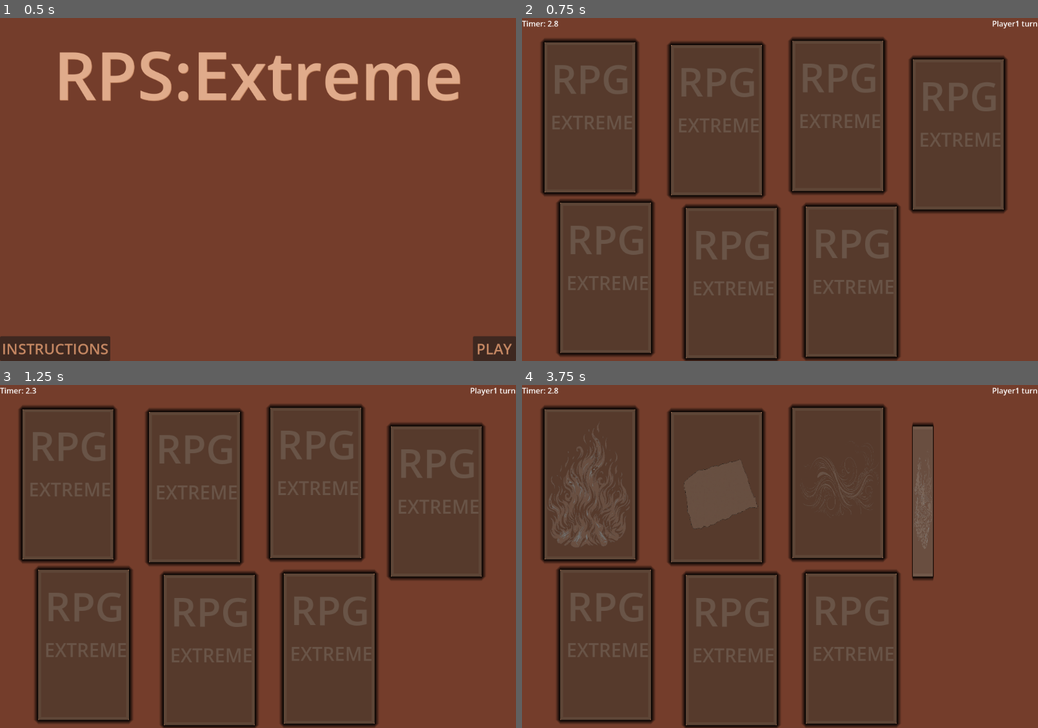
Above: before the commit, frames 1-4 (two rows, left to right).
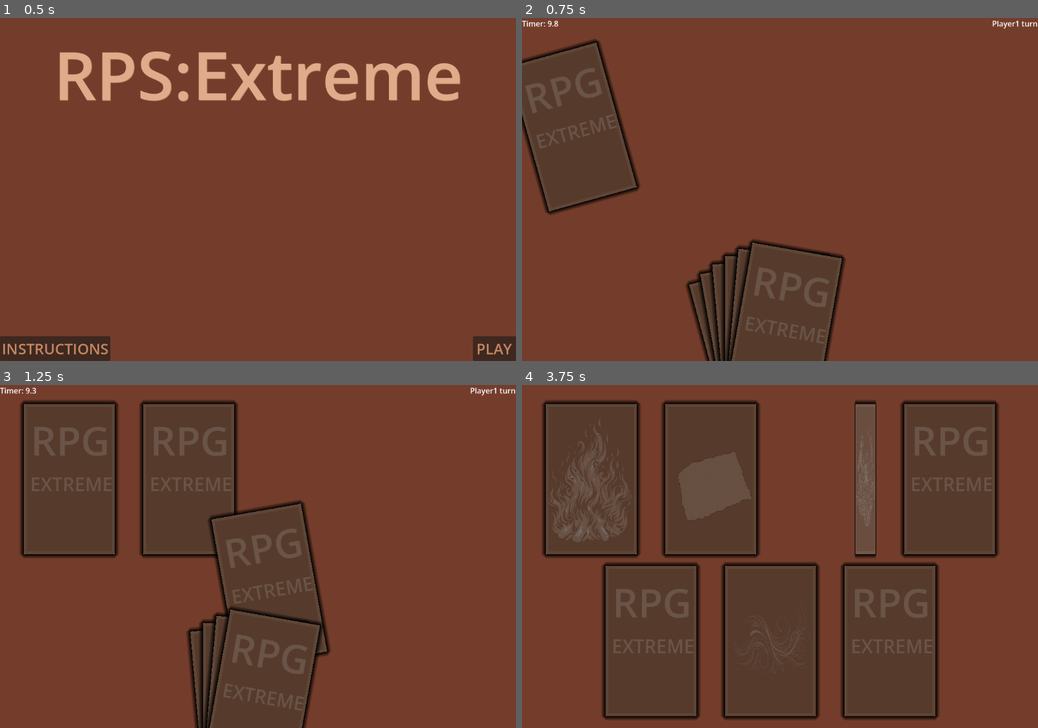
Above: after the commit, the same moments.

Repository: smkillerz777-star/RPS-Extreme
Game: Godot game, scene res://main_menu.tscn
Same seed, same stepped clock (60 frames per second), same inputs: the game is played once before the commit and once after it.
Inputs (mouse positions are in pixels of both pictures, inside the frame that each line leads up to; where the layout moved, square brackets give the same spot in the first picture):
- Up to frame 1 (0.5 s): no input
- Up to frame 2 (0.75 s): click "PLAY" at 0.5 s
- Up to frame 3 (1.25 s): no input
- Up to frame 4 (3.75 s): click (712, 477) [718, 487] at 1.25 s; click (589, 477) [589, 484] at 2 s; click (769, 642) [836, 484] at 2.75 s; click (831, 477) [960, 501] at 3.5 s

Frame 1 is identical in both runs. In frame 2, 48% of the frame differs, in the area x 0-95%, y 0-100%; in frame 3, 41%; in frame 4, 37%.

Commit message:
added card distribution animation
changed the position of the pivot from top left to bottom right(have to manually add the coordinates 😢 , added selection start and end function that will be called when the selection round end, added the animation of card distribution using tweens

Diff:
--- a/rps-extreme/global.gd
+++ b/rps-extreme/global.gd
@@ -1,3 +1,7 @@
 extends Node
 var font_size = 31
 var heading_font_size = 140
+var score1 = 0
+var score2 = 0
+var selected1 = []
+var selected2 = []
--- a/rps-extreme/main_game.gd
+++ b/rps-extreme/main_game.gd
@@ -3,8 +3,10 @@
 var match_game = 1
 var turn = 1
 var elements1 = "Player1: "
+var selected = []
 func _ready():
 	$Label.text = "Player1 turn"
+	selection_start()
 func _process(_delta: float) -> void:
 	$Time_left.text = "Timer: " + str($Timer.time_left).substr(0,str($Timer.time_left).find(".")+2)
 	if(element_selected>1):
@@ -13,46 +15,43 @@
 		element_selected=0
 
 func _on_timer_timeout() -> void:
-	print(match_game)
 	if(turn==1):
 		$Label.text = "Player2 turn"
 		turn = 2
 		elements1 += "Player2: "
+		global.selected1 = selected
+		selected = []
+		$Timer.start()
 	else:
-		$Label.text = "Player1 turn"
-		turn = 1
-		match_game += 1
-		print(elements1)
-		if(match_game==3):
-			print("game over")
-		elements1 = "Player1: "
-	$Timer.start()
+		selection_end()
+
 func _on_fire_pressed() -> void:
 	element_selected+=1
-	elements1 += "fire "
+	selected.append(0)
 	turn_over($fire)
 func _on_paper_pressed() -> void:
 	element_selected+=1
-	elements1 += "paper "
+	selected.append(1)
 	turn_over($paper)
 func _on_water_pressed() -> void:
 	element_selected+=1
-	elements1 += "water "
+	selected.append(2)
 	turn_over($water)
 func _on_earth_pressed() -> void:
 	element_selected+=1
+	selected.append(3)
 	turn_over($earth)
 func _on_scissors_pressed() -> void:
 	element_selected+=1
-	elements1 += "scissors "
+	selected.append(4)
 	turn_over($scissors)
 func _on_air_pressed() -> void:
 	element_selected+=1
-	elements1 += "air "
+	selected.append(5)
 	turn_over($air)
 func _on_rock_pressed() -> void:
 	element_selected+=1
-	elements1 += "rock "
+	selected.append(6)
 	turn_over($rock)
 
 func turn_over(card):
@@ -65,3 +64,25 @@
 		card.get_child(0).get_node("back").visible = true
 		card.get_child(0).get_node(NodePath(card.name)).visible = false
 	tween.tween_property(card,"scale:x",1.0,0.15)
+
+func selection_start():
+	var tween = create_tween()
+	var pos = Vector2.ZERO
+	for i in range(4,11):
+		pos.y = ((i/4)-1)*(340)+355
+		if i<8:
+			pos.x = (i-4)*(250)+240
+		else:
+			pos.x = (i-8)*(250)+365
+		tween.tween_property(get_child(i),"position",pos,0.15)
+		tween.tween_property(get_child(i),"rotation",0,0.15)
+	$Time_left.visible = true
+	$Label.visible = true
+	turn = 1
+	match_game += 1
+	elements1 = "Player1: "
+	$Timer.start()
+
+func selection_end():
+	$Time_left.visible = false
+	$Label.visible = false
--- a/rps-extreme/main_game.tscn
+++ b/rps-extreme/main_game.tscn
@@ -23,7 +23,7 @@
 color = Color(0.45490196, 0.23921569, 0.16862746, 1)
 
 [node name="Timer" type="Timer" parent="." unique_id=1912111264]
-wait_time = 3.0
+wait_time = 10.0
 one_shot = true
 autostart = true
 
@@ -41,80 +41,93 @@
 offset_bottom = 23.0
 grow_horizontal = 0
 
+[node name="fire" type="Node2D" parent="." unique_id=973686295]
+position = Vector2(615, 815)
+rotation = -0.34906584
+
+[node name="card" parent="fire" unique_id=1934161019 instance=ExtResource("2_yx7mw")]
+position = Vector2(-190, -315)
+
+[node name="fire2" type="Button" parent="fire" unique_id=58777848]
+offset_left = -190.0
+offset_top = -315.0
+text = "
+"
+
 [node name="paper" type="Node2D" parent="." unique_id=1794135952]
-position = Vector2(312, 57)
+position = Vector2(615, 815)
+rotation = -0.2617994
 
 [node name="card" parent="paper" unique_id=1750312630 instance=ExtResource("2_yx7mw")]
+position = Vector2(-190, -315)
 
 [node name="paper" type="Button" parent="paper" unique_id=581964840]
-offset_right = 190.0
-offset_bottom = 315.0
+offset_left = -190.0
+offset_top = -315.0
 
-[node name="fire" type="Node2D" parent="." unique_id=973686295]
-position = Vector2(47, 51)
+[node name="water" type="Node2D" parent="." unique_id=1034746933]
+position = Vector2(615, 815)
+rotation = -0.17453292
 
-[node name="card" parent="fire" unique_id=1934161019 instance=ExtResource("2_yx7mw")]
+[node name="card" parent="water" unique_id=743580832 instance=ExtResource("2_yx7mw")]
+position = Vector2(-190, -315)
 
-[node name="fire" type="Button" parent="fire" unique_id=58777848]
-offset_right = 190.0
-offset_bottom = 315.0
+[node name="water" type="Button" parent="water" unique_id=1734776681]
+offset_left = -190.0
+offset_top = -315.0
+
+[node name="earth" type="Node2D" parent="." unique_id=1562308147]
+position = Vector2(615, 815)
+rotation = -0.08726646
+
+[node name="card" parent="earth" unique_id=826233208 instance=ExtResource("2_yx7mw")]
+position = Vector2(-190, -315)
+
+[node name="earth" type="Button" parent="earth" unique_id=1387256023]
+offset_left = -190.0
+offset_top = -315.0
+text = "
+"
+
+[node name="scissors" type="Node2D" parent="." unique_id=1767417697]
+position = Vector2(615, 815)
+
+[node name="card" parent="scissors" unique_id=151280979 instance=ExtResource("2_yx7mw")]
+position = Vector2(-190, -315)
+
+[node name="scissors" type="Button" parent="scissors" unique_id=851220323]
+offset_left = -190.0
+offset_top = -315.0
 text = "
 "
 
 [node name="air" type="Node2D" parent="." unique_id=287175301]
-position = Vector2(566, 48)
+position = Vector2(615, 815)
+rotation = 0.08726646
 
 [node name="card" parent="air" unique_id=886162238 instance=ExtResource("2_yx7mw")]
+position = Vector2(-190, -315)
 
 [node name="air" type="Button" parent="air" unique_id=1788246184]
-offset_right = 190.0
-offset_bottom = 315.0
-
-[node name="water" type="Node2D" parent="." unique_id=1034746933]
-position = Vector2(818, 87)
-
-[node name="card" parent="water" unique_id=743580832 instance=ExtResource("2_yx7mw")]
-
-[node name="water" type="Button" parent="water" unique_id=1734776681]
-offset_right = 190.0
-offset_bottom = 315.0
-
-[node name="earth" type="Node2D" parent="." unique_id=1562308147]
-position = Vector2(80, 388)
-
-[node name="card" parent="earth" unique_id=826233208 instance=ExtResource("2_yx7mw")]
-
-[node name="earth" type="Button" parent="earth" unique_id=1387256023]
-offset_right = 190.0
-offset_bottom = 315.0
-text = "
-"
+offset_left = -190.0
+offset_top = -315.0
 
 [node name="rock" type="Node2D" parent="." unique_id=212986369]
-position = Vector2(343, 399)
+position = Vector2(615, 815)
+rotation = 0.17453292
 
 [node name="card" parent="rock" unique_id=1585252478 instance=ExtResource("2_yx7mw")]
+position = Vector2(-190, -315)
 
 [node name="rock" type="Button" parent="rock" unique_id=186819818]
-offset_right = 190.0
-offset_bottom = 315.0
-
-[node name="scissors" type="Node2D" parent="." unique_id=1767417697]
-position = Vector2(594, 396)
-
-[node name="card" parent="scissors" unique_id=151280979 instance=ExtResource("2_yx7mw")]
-
-[node name="scissors" type="Button" parent="scissors" unique_id=851220323]
-offset_right = 190.0
-offset_bottom = 315.0
-text = "
-"
+offset_left = -190.0
+offset_top = -315.0
 
 [connection signal="timeout" from="Timer" to="." method="_on_timer_timeout"]
+[connection signal="pressed" from="fire/fire2" to="." method="_on_fire_pressed"]
 [connection signal="pressed" from="paper/paper" to="." method="_on_paper_pressed"]
-[connection signal="pressed" from="fire/fire" to="." method="_on_fire_pressed"]
-[connection signal="pressed" from="air/air" to="." method="_on_air_pressed"]
 [connection signal="pressed" from="water/water" to="." method="_on_water_pressed"]
 [connection signal="pressed" from="earth/earth" to="." method="_on_earth_pressed"]
+[connection signal="pressed" from="scissors/scissors" to="." method="_on_scissors_pressed"]
+[connection signal="pressed" from="air/air" to="." method="_on_air_pressed"]
 [connection signal="pressed" from="rock/rock" to="." method="_on_rock_pressed"]
-[connection signal="pressed" from="scissors/scissors" to="." method="_on_scissors_pressed"]
